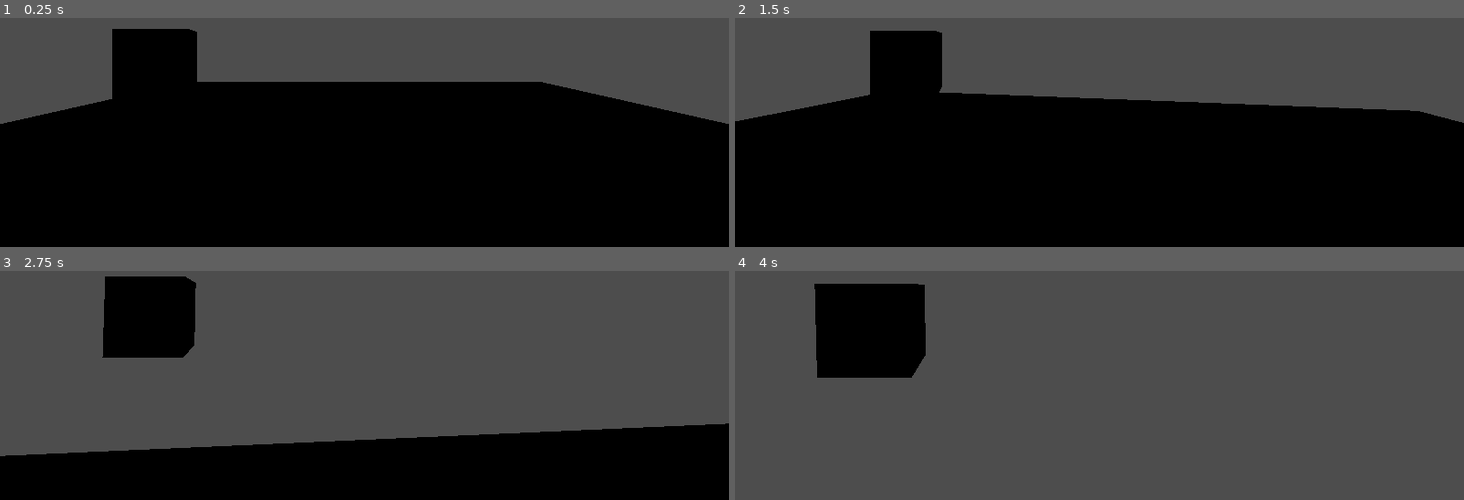
Above: before the commit, frames 1-4 (two rows, left to right).
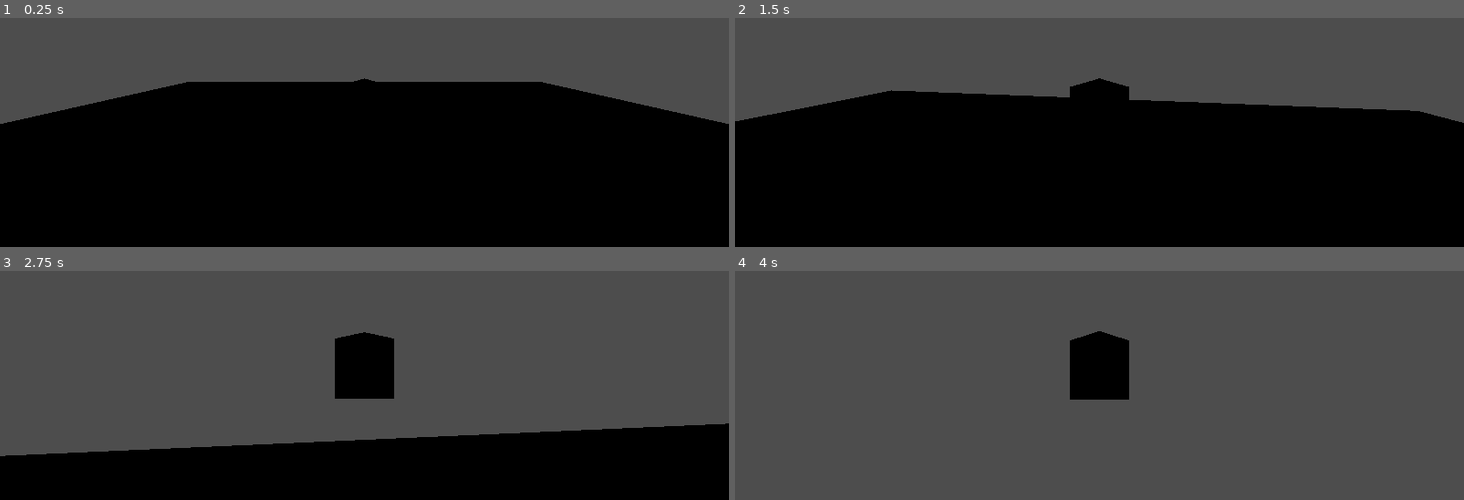
Above: after the commit, the same moments.

Repository: JustinW1233/FriendSlopV1
Game: Godot game, scene res://scenes/universe.tscn
Two runs of this game, one before a commit and one after it. Both use one fixed random seed, a clock stepped at 60 frames per second and the inputs below.
Inputs (mouse positions are in pixels of both pictures, inside the frame that each line leads up to):
- Up to frame 1 (0.25 s): no input
- Up to frame 2 (1.5 s): tap Enter (ui_accept) at 0.5, 0.77 s; move the mouse to (1135, 40) at 0.52 s; press the mouse at (1135, 40) at 0.53 s; hold W (game_up) from 0.53 s (still down); move the mouse to (1063, 43) at 1.27 s; release the mouse at (1063, 43) at 1.28 s; click (1063, 43) at 1.35 s
- Up to frame 3 (2.75 s): keep holding W (game_up); tap Enter (ui_accept) at 1.52 s; move the mouse to (379, 287) at 2.02 s; press the mouse at (379, 287) at 2.03 s
- Up to frame 4 (4 s): keep holding W (game_up); move the mouse to (1092, 300) at 2.77 s; release the mouse at (1092, 300) at 2.78 s; click (1092, 300) at 2.85 s; tap Enter (ui_accept) at 3.02, 3.5, 3.77 s; move the mouse to (1150, 300) at 3.52 s; press the mouse at (1150, 300) at 3.53 s

The runs differ from the first frame. In frame 1, 3.1% of the frame differs, in the area x 15-52%, y 4-36%; in frame 2, 3.2%; in frame 3, 6.6%; in frame 4, 8.3%, in the area x 10-55%, y 5-57%.

Commit message:
reset player position

Diff:
--- a/Dev/godot/third-person/third-person/scenes/player.tscn
+++ b/Dev/godot/third-person/third-person/scenes/player.tscn
@@ -16,7 +16,7 @@
 
 [node name="MeshInstance3D" type="MeshInstance3D" parent="."]
 unique_name_in_owner = true
-transform = Transform3D(1, 0, 0, 0, -4.37114e-08, 1, 0, -1, -4.37114e-08, -2.83332, 0.925345, 0.971817)
+transform = Transform3D(1, 0, 0, 0, -4.37114e-08, 1, 0, -1, -4.37114e-08, 0, 0, 0)
 mesh = SubResource("PrismMesh_qhqgy")
 
 [node name="CollisionShape3D" type="CollisionShape3D" parent="."]
